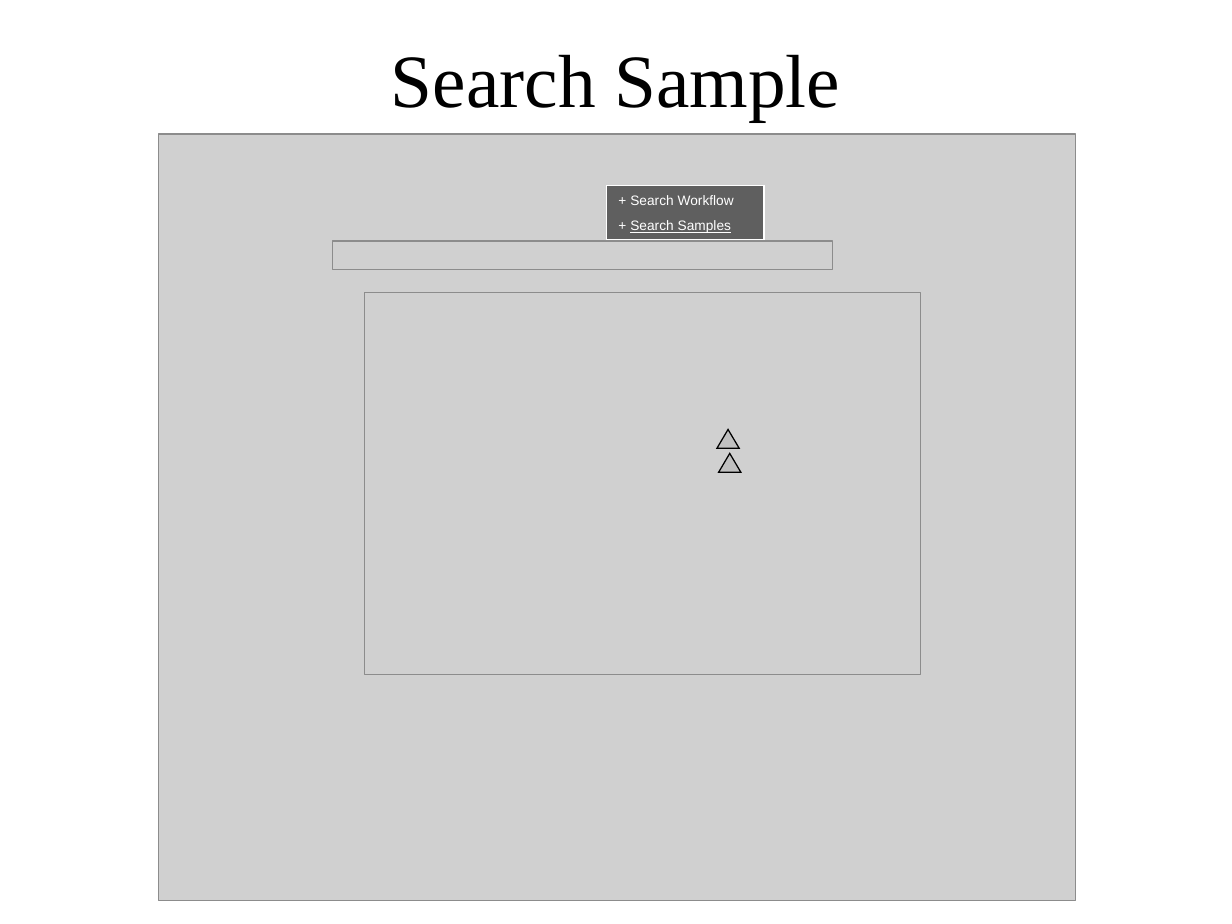
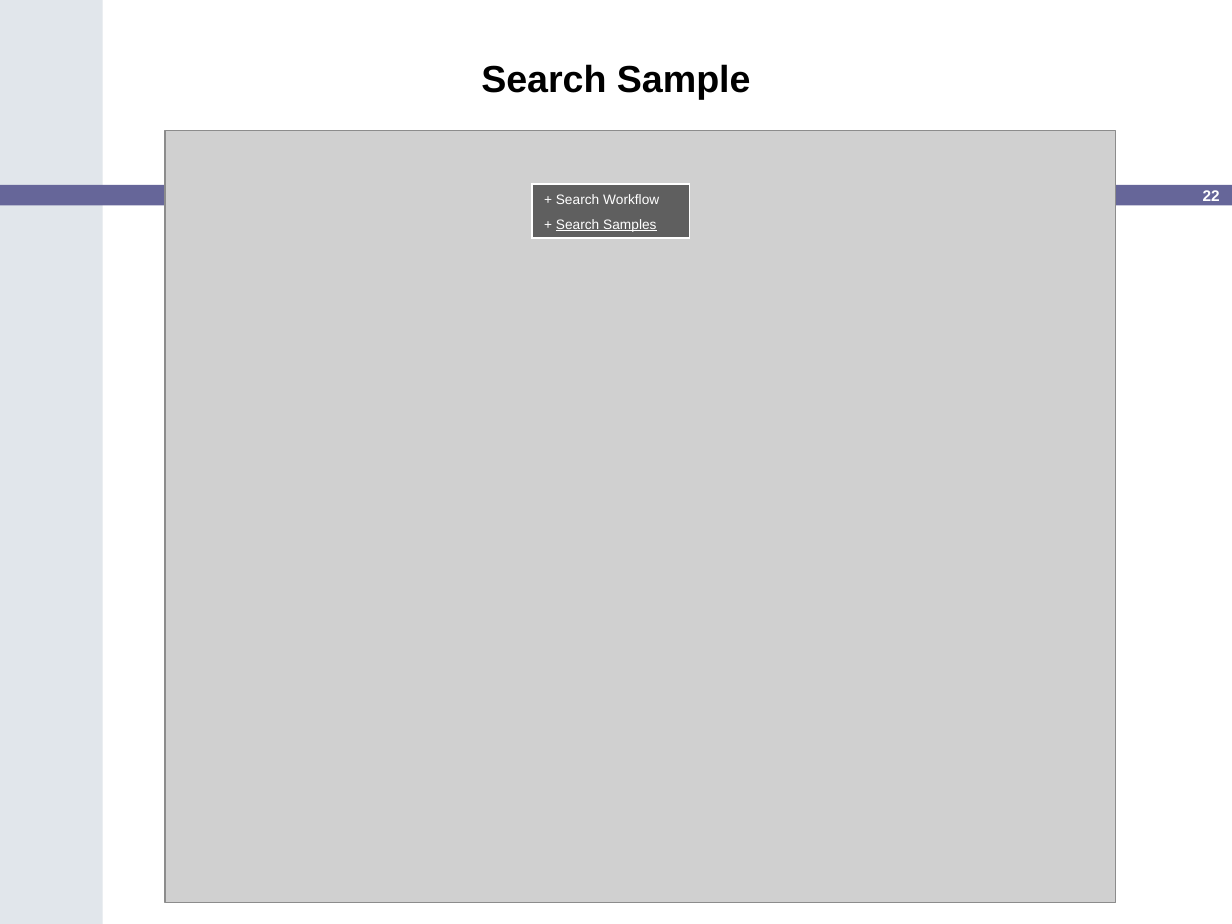
Before and after one commit to NCIP/cananolab, a slide deck: slide 22 of doc/wireframe/Wireframes.ppt (slide 25 before the commit). Drawn at 1232x924 pixels with LibreOffice and Linux fonts; fonts in the diff are those of the drawing; grey boxes stand for pictures; background and template pictures are left out. Boxes give left, top, right and bottom in pixels: in the first picture for what was removed or moved away, otherwise in the second. Text is boxed around its words. In the diff, an @@ line names an element or a change of style, - is before the commit and + after.

```diff
--- a/doc/wireframe/Wireframes.ppt
+++ b/doc/wireframe/Wireframes.ppt
@@ freeform shape added at (0,0,102,924), fill #E1E6EB @@
@@ text "Search Sample" at (481,64,751,99): size 44 to 22 pt, font Times New Roman to Arial, bold on @@
@@ picture: place and size @@
-picture at (159,134,1076,901)
+picture at (165,131,1116,902)
@@ rounded rectangle added at (0,185,1232,206), fill #666699 @@
@@ rectangle "+ Search Workflow": place and size @@
-rectangle "+ Search Workflow" at (606,186,764,240)
+rectangle "+ Search Workflow" at (532,184,690,238)
@@ page number added at (1203,190,1220,201), 9 pt, text #FFFFFF, bold @@
+22
@@ picture removed at (333,241,833,270) @@
@@ picture removed at (365,293,920,675) @@
@@ triangle removed at (717,430,739,448) @@
@@ triangle removed at (718,453,740,472) @@
```
Also in this commit, not shown: 17 other slides changed, 6 slides added, 9 slides removed.
